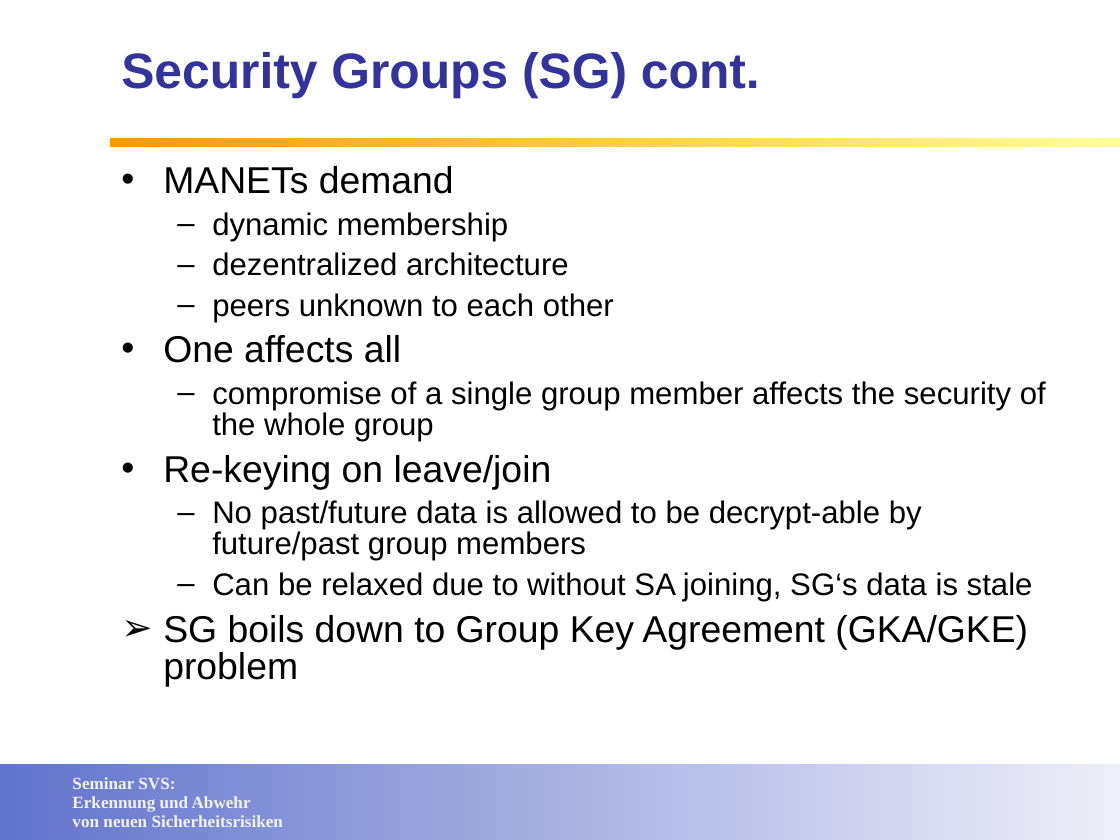
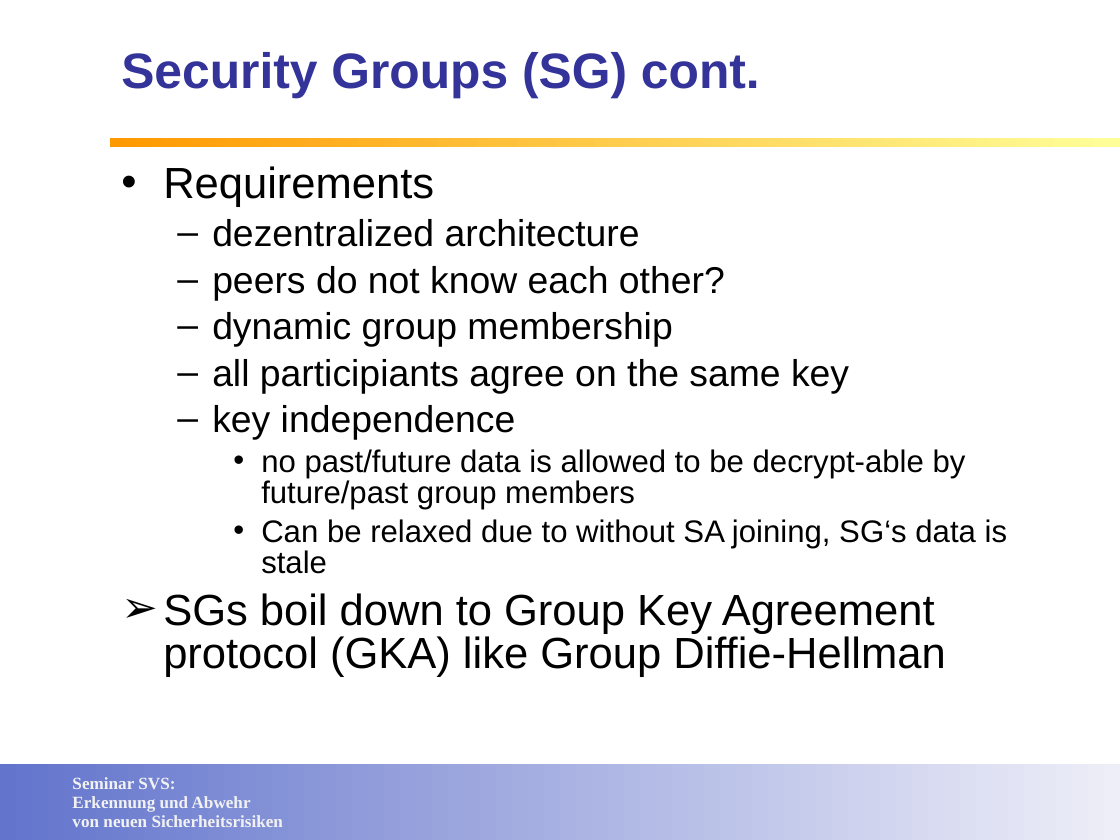
Before and after one commit to lemmy/SecuredSLP, a slide deck: slide 15 of doc/Service Discovery in open networks.ppt. Drawn at 1120x840 pixels with LibreOffice and Linux fonts; fonts in the diff are those of the drawing; background and template pictures are left out. Boxes give left, top, right and bottom in pixels: in the first picture for what was removed or moved away, otherwise in the second. Text is boxed around its words. In the diff, an @@ line names an element or a change of style, - is before the commit and + after.

```diff
--- a/doc/Service Discovery in open networks.ppt
+++ b/doc/Service Discovery in open networks.ppt
@@ text at (x1=163, y1=166, x2=434, y2=207): text changed; size 20 to 28 pt @@
-• MANETs demand
-  – dynamic membership
+• Requirements
@@ text at (x1=212, y1=219, x2=1007, y2=574): size 20 to 24 pt in "dezentralized architecture"; bullet – to •; list level 2 to 3 in "Can be relaxed due to ..." @@
@@ text at (x1=212, y1=266, x2=966, y2=509): text changed; size 20 to 24 pt @@
-  – peers unknown to each other
-• One affects all
-  – compromise of a single group member affects the security of the whole group
-• Re-keying on leave/join
-  – No past/future data is allowed to be decrypt-able by future/past group members
+  – peers do not know each other?
+  – dynamic group membership
+  – all participiants agree on the same key
+  – key independence
+    • no past/future data is allowed to be decrypt-able by future/past group members
@@ text at (x1=163, y1=593, x2=945, y2=677): text changed; size 24 to 28 pt @@
-➢ SG boils down to Group Key Agreement (GKA/GKE) problem
+➢ SGs boil down to Group Key Agreement protocol (GKA) like Group Diffie-Hellman
```
Also in this commit, not shown: 5 other slides changed, 5 slides added, 2 slides removed.
